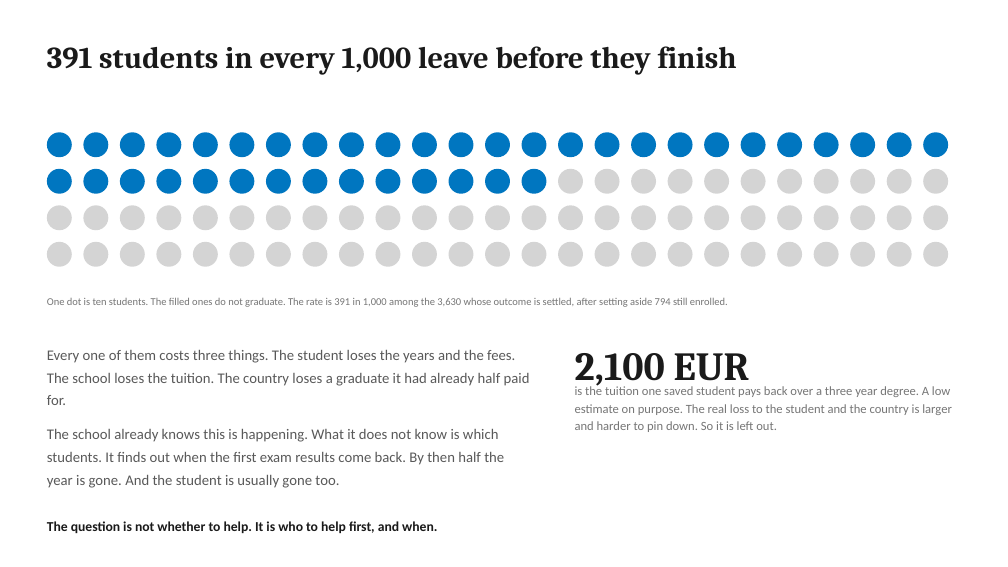
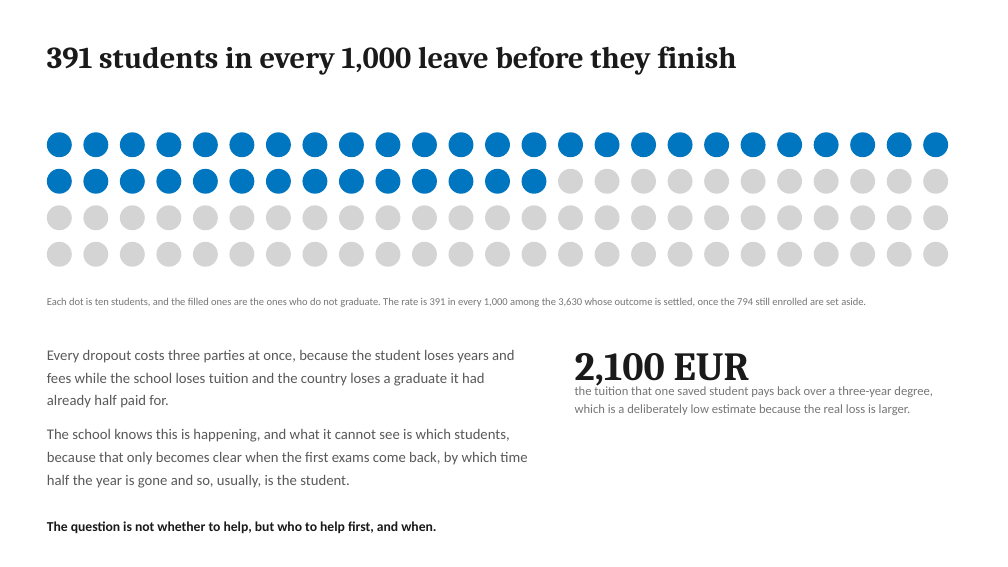
Before and after one commit to jeryldev/pgdaiml-capstone, a slide deck: slide 2 of presentations/business.pptx. Drawn at 1008x567 pixels with LibreOffice and Linux fonts; fonts in the diff are those of the drawing. Boxes give left, top, right and bottom in pixels: in the first picture for what was removed or moved away, otherwise in the second. Text is boxed around its words. In the diff, an @@ line names an element or a change of style, - is before the commit and + after.

```diff
--- a/presentations/business.pptx
+++ b/presentations/business.pptx
@@ text at (x1=47, y1=298, x2=866, y2=307): text changed @@
-One dot is ten students. The filled ones do not graduate. The rate is 391 in 1,000 among the 3,630 whose outcome is settled, after setting aside 794 still enrolled.
+Each dot is ten students, and the filled ones are the ones who do not graduate. The rate is 391 in every 1,000 among the 3,630 whose outcome is settled, once the 794 still enrolled are set aside.
@@ text at (x1=47, y1=350, x2=527, y2=488): text changed @@
-Every one of them costs three things. The student loses the years and the fees. The school loses the tuition. The country loses a graduate it had already half paid for.
-The school already knows this is happening. What it does not know is which students. It finds out when the first exam results come back. By then half the year is gone. And the student is usually gone too.
+Every dropout costs three parties at once, because the student loses years and fees while the school loses tuition and the country loses a graduate it had already half paid for.
+The school knows this is happening, and what it cannot see is which students, because that only becomes clear when the first exams come back, by which time half the year is gone and so, usually, is the student.
@@ text at (x1=575, y1=385, x2=933, y2=415): text changed @@
-is the tuition one saved student pays back over a three year degree. A low estimate on purpose. The real loss to the student and the country is larger and harder to pin down. So it is left out.
+the tuition that one saved student pays back over a three-year degree, which is a deliberately low estimate because the real loss is larger.
@@ text at (x1=47, y1=521, x2=436, y2=533): text changed @@
-The question is not whether to help. It is who to help first, and when.
+The question is not whether to help, but who to help first, and when.
```
Also in this commit, not shown: 8 other slides changed, 9 other files.
